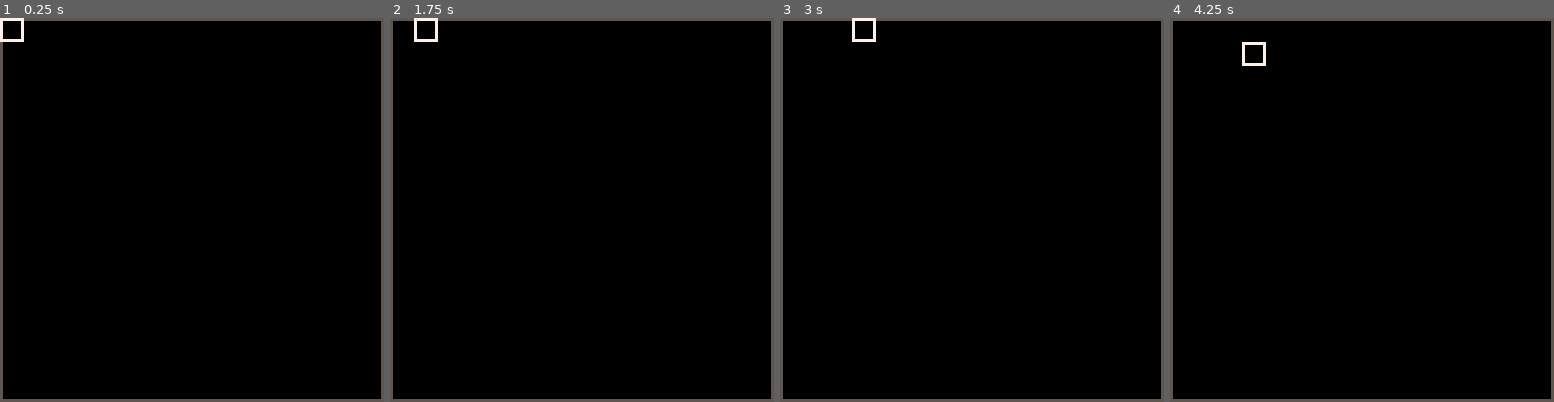
Above: before the commit, frames 1-4 (left to right).
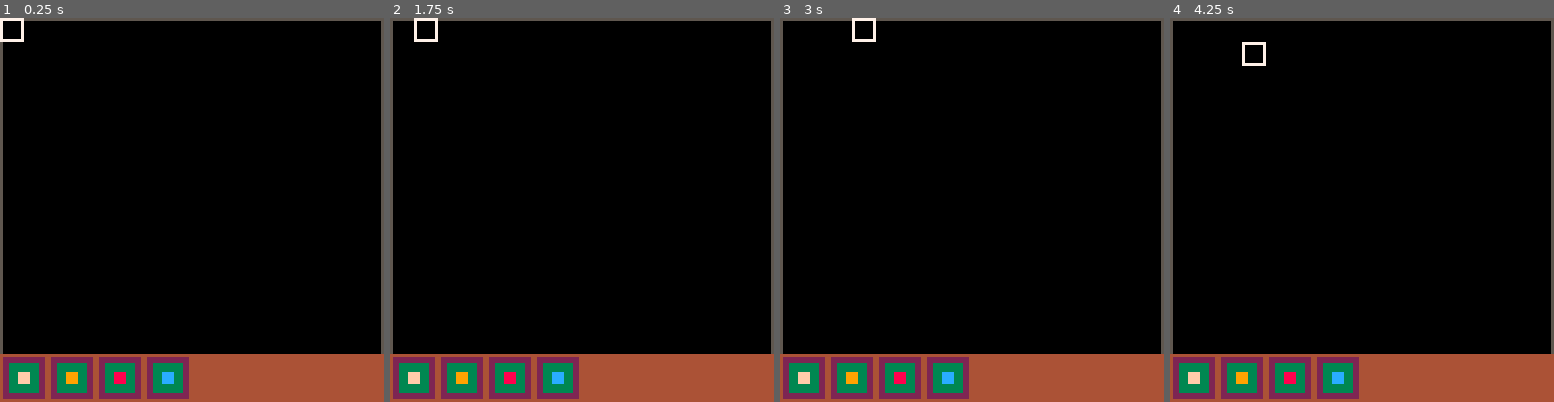
Above: after the commit, the same moments.

Repository: shen-sat/found
Game: PICO-8 cartridge game.p8
Same seed, same stepped clock (60 frames per second), same inputs: the game is played once before the commit and once after it.
Inputs:
- Up to frame 1 (0.25 s): no input
- Up to frame 2 (1.75 s): tap X (X key) at 0.33, 1.07 s; tap O (Z key) at 0.7, 1.7 s; hold Right from 1.6 s (still down)
- Up to frame 3 (3 s): tap X (X key) at 1.85, 2.97 s; release Right at 2.1 s; tap O (Z key) at 2.1, 2.5, 2.9 s; hold Up 2.15-2.42 s; hold Right from 2.47 s (still down)
- Up to frame 4 (4.25 s): release Right at 3.03 s; hold Left 3.08-3.58 s; tap O (Z key) at 3.3, 3.7, 4.1 s; hold Down 3.63-3.97 s; hold Right from 4.02 s (still down); tap X (X key) at 4.08 s

The runs differ from the first frame. In frame 1, 12% of the frame differs, in the area x 0-100%, y 87-100%; in frame 2, 12%; in frame 3, 12%; in frame 4, 12%.

Commit message:
Add build bar

Diff:
--- /dev/null
+++ b/build_bar.lua
@@ -0,0 +1,87 @@
+  build_bar = {
+   x0 = 0,
+   y0 = 112,
+   x1 = 127,
+   y1 = 127,
+   height = function(self)
+    return self.y1 - self.y0 + 1
+   end,
+   border = 1,
+   btn_config = {
+    height = 14,
+    gap = 2,
+    outer_col = 2,
+    inner_col = 3,
+    icon_border = 3, -- from outer edge of btn to icon edge
+    inner_btn_border = 2, -- from outer edge of btn to outer inner btn edge
+    width = function(self, sprite_width)
+      return ((self.icon_border * 2) + sprite_width)
+    end
+    },
+    sprites = { road, hut, bin, query },
+    draw_btns = function(self)
+      for b in all(self.btns(self)) do
+        rectfill(b.x0,b.y0,b.x1,b.y1,build_bar.btn_config.outer_col)
+        rectfill(b.inner_btn.x0,b.inner_btn.y0,b.inner_btn.x1,b.inner_btn.y1,build_bar.btn_config.inner_col)
+        spr(b.icon.sprite,b.icon.x,b.icon.y)
+      end
+    end,
+    btns = function(self)
+      local icons = copy_table(self.sprites)
+      local first_icon = icons[1]
+      local btns = {}
+      local prev_btn
+
+      for i in all(icons) do
+        local btn
+        if i == first_icon then
+          btn = self.create_first_btn(self, first_icon)
+        else
+          btn = self.create_other_btn(self, prev_btn, i)
+        end
+        self.create_inner_btn(self,btn)
+        self.create_icon(self,btn,i)
+        add(btns,btn)
+        prev_btn = btn
+      end
+
+      return btns
+    end,
+    create_first_btn = function(bb, i)
+      local btn = {
+        x0 = bb.x0 + bb.border,
+        y0 = bb.y0 + bb.border
+      }
+      local first_btn_width = bb.btn_config:width(i.width)
+      btn.x1 = calculate_x1(btn.x0, first_btn_width)
+      btn.y1 = calculate_y1(btn.y0, bb.btn_config.height)
+
+      return btn
+    end,
+    create_other_btn = function(bb, prev_btn, i)
+      local btn = {
+        x0 = prev_btn.x1 + bb.btn_config.gap + 1,
+        y0 = prev_btn.y0,
+        y1 = prev_btn.y1
+      }
+      local btn_width = bb.btn_config:width(i.width)
+      btn.x1 = calculate_x1(btn.x0,btn_width)
+
+      return btn
+    end,
+    create_inner_btn = function(bb,btn)
+      local inner_btn = {
+        x0 = btn.x0 + bb.btn_config.inner_btn_border,
+        x1 = btn.x1 - bb.btn_config.inner_btn_border,
+        y0 = btn.y0 + bb.btn_config.inner_btn_border,
+        y1 = btn.y1 - bb.btn_config.inner_btn_border,
+      }
+
+      btn.inner_btn = inner_btn
+    end,
+    create_icon = function(bb,btn,i)
+      btn.icon = i
+      btn.icon.x = btn.x0 + bb.btn_config.icon_border
+      btn.icon.y = btn.y0 + bb.btn_config.icon_border
+    end
+  }
--- a/game.p8
+++ b/game.p8
@@ -6,6 +6,28 @@
    x = 0,
    y = 0
   }
+
+  road = {
+    sprite = 1,
+    width = 8
+  }
+
+  hut = {
+    sprite = 2,
+    width = 8
+  }
+
+  bin = {
+    sprite = 3,
+    width = 8
+  }
+
+  query = {
+    sprite = 4,
+    width = 8
+  }
+
+  #include build_bar.lua
 end
 
 function _update()
@@ -24,6 +46,8 @@
 
 function _draw()
   cls()
+
+  -- rect(x0,y0,x1,y1,col)
   -- game.draw()
 
   -- draw sprites
@@ -33,8 +57,31 @@
   -- if btn(0) then do_something() end
 
   rect(0,0,127,127,5) --border
-  -- pset(pointer.x,pointer.y,7)
+  rectfill(build_bar.x0,build_bar.y0,build_bar.x1,build_bar.y1,4)
+  build_bar:draw_btns()
+  -- for b in all(build_bar.btns()) do
+  --   rectfill(b.x0,b.y0,b.x1,b.y1,build_bar.btn_config.outer_col)
+  --   rectfill(b.inner_btn.x0,b.inner_btn.y0,b.inner_btn.x1,b.inner_btn.y1,build_bar.btn_config.inner_col)
+  --   spr(b.icon.sprite,b.icon.x,b.icon.y)
+  -- end
   spr(0,pointer.x,pointer.y)
+end
+
+function calculate_x1(x0, width)
+  return x0 + width - 1
+end
+
+function calculate_y1(y0, height)
+  return y0 + height - 1
+end
+
+function copy_table(table)
+  new_table = {}
+  for v in all(table) do
+   add(new_table,v)
+  end
+
+  return new_table
 end
 
 -- function show_menu()
@@ -52,9 +99,9 @@
 __gfx__
 77777777000000000000000000000000000000000000000000000000000000000000000000000000000000000000000000000000000000000000000000000000
 70000007000000000000000000000000000000000000000000000000000000000000000000000000000000000000000000000000000000000000000000000000
-70000007000000000000000000000000000000000000000000000000000000000000000000000000000000000000000000000000000000000000000000000000
-70000007000000000000000000000000000000000000000000000000000000000000000000000000000000000000000000000000000000000000000000000000
-70000007000000000000000000000000000000000000000000000000000000000000000000000000000000000000000000000000000000000000000000000000
-70000007000000000000000000000000000000000000000000000000000000000000000000000000000000000000000000000000000000000000000000000000
+7000000700ffff00009999000088880000cccc000000000000000000000000000000000000000000000000000000000000000000000000000000000000000000
+7000000700ffff00009999000088880000cccc000000000000000000000000000000000000000000000000000000000000000000000000000000000000000000
+7000000700ffff00009999000088880000cccc000000000000000000000000000000000000000000000000000000000000000000000000000000000000000000
+7000000700ffff00009999000088880000cccc000000000000000000000000000000000000000000000000000000000000000000000000000000000000000000
 70000007000000000000000000000000000000000000000000000000000000000000000000000000000000000000000000000000000000000000000000000000
 77777777000000000000000000000000000000000000000000000000000000000000000000000000000000000000000000000000000000000000000000000000
Not shown, changed: TODO.txt
